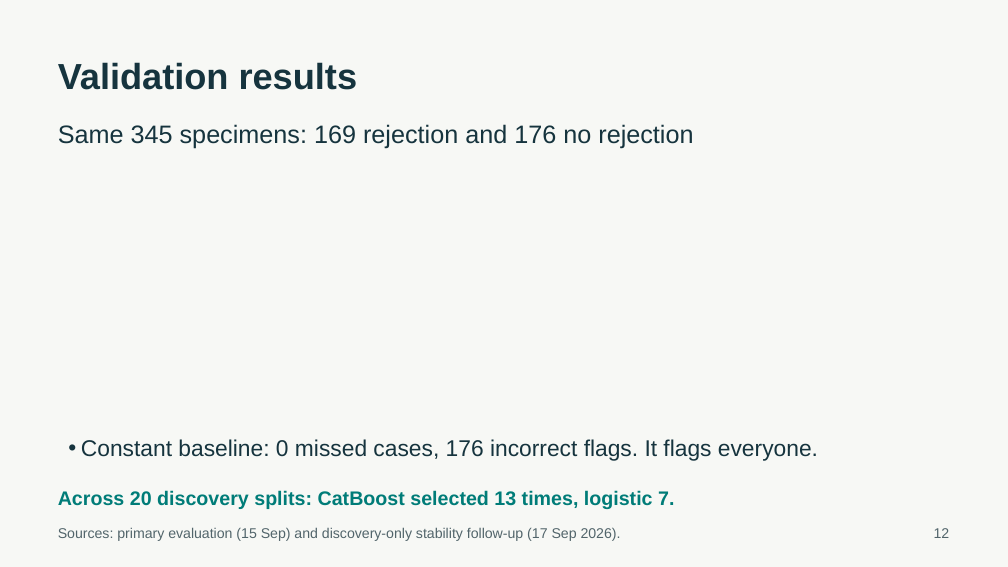
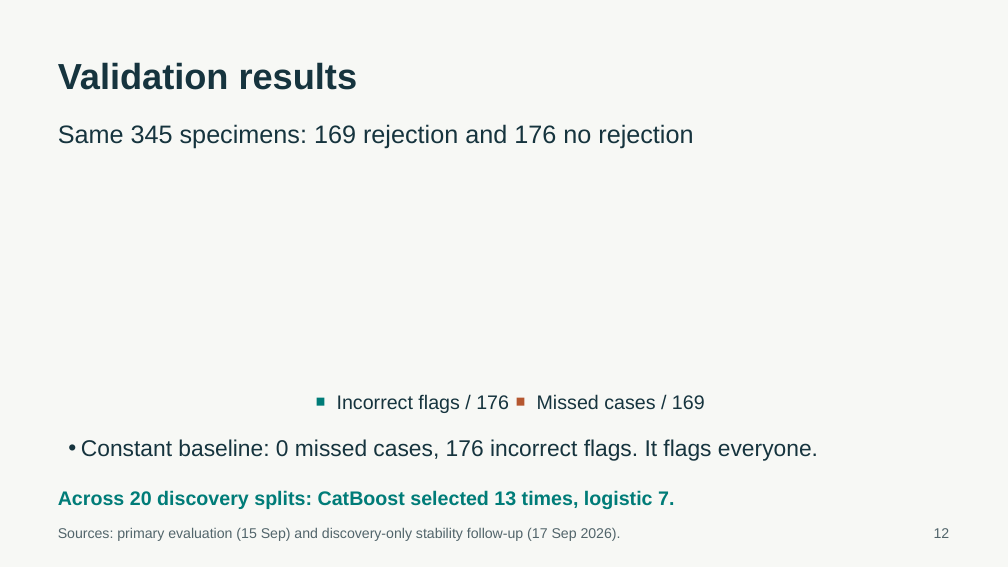
Before and after one commit to ca34525/Kidney-Biopsy-Rejection-Classifier, a slide deck: slide 12 of presentation/unos_kidney_biopsy.pptx. Drawn at 1008x567 pixels with LibreOffice and Linux fonts; fonts in the diff are those of the drawing. Boxes give left, top, right and bottom in pixels: in the first picture for what was removed or moved away, otherwise in the second. Text is boxed around its words. In the diff, an @@ line names an element or a change of style, - is before the commit and + after.

```diff
--- a/presentation/unos_kidney_biopsy.pptx
+++ b/presentation/unos_kidney_biopsy.pptx
@@ rectangle added at (317,398,324,405), fill #007C78 @@
@@ text added at (337,394,509,413), 18.8 pt, text #16343E @@
+Incorrect flags / 176
@@ rectangle added at (516,398,524,405), fill #B55730 @@
@@ text added at (537,394,705,410), 18.8 pt, text #16343E @@
+Missed cases / 169
```
Also in this commit, not shown: 3 other slides changed, 20 other files.
